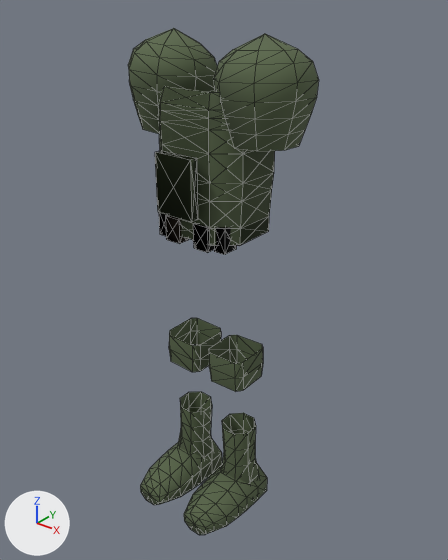
A saved change to the glTF model public/assets/lab/soldier-kit.gltf.
One viewpoint serves both versions: a 50 mm lens placed at (1.05, -1.275, 1.602), pointed at (0.021, 0.012, 0.804). The axes (+X, +Y, +Z) are drawn at lower left. The lights are the same throughout. The first picture is the older version. Mesh edges are drawn as thin lines. Vertices at exactly the same position are counted once.
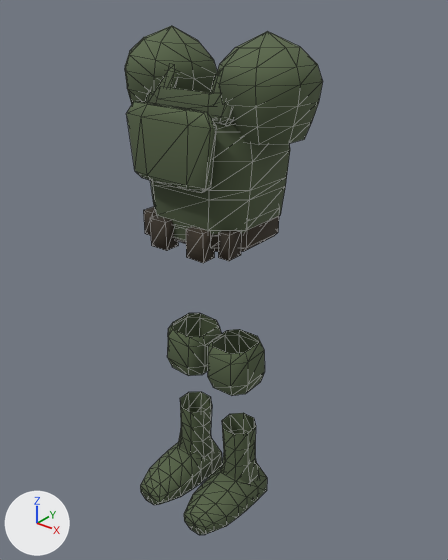
Changed parts and their boxes (x1, y1, x2, y2) in the pictures (448 x 560 px; the box of a moved part takes in the faces that stretch with it):
'mesh', reshaped
    before: (128, 28, 319, 535)
    after: (125, 26, 323, 535)
part 1 of me_mesh_0, added
    after: (186, 226, 214, 263)
part 2 of me_mesh_0, added
    after: (150, 216, 178, 251)
part 3 of me_mesh_0, added
    after: (218, 231, 241, 261)
part 4 of me_mesh_0, added
    after: (143, 207, 157, 236)
part 5 of me_mesh_0, rebuilt (19% taller)
    before: (209, 335, 263, 391)
    after: (208, 329, 265, 396)
part 6 of me_mesh_0, added
    after: (145, 65, 177, 103)
part 7 of me_mesh_0, added
    after: (175, 216, 279, 251)
part 8 of me_mesh_0, deleted
    before: (214, 227, 236, 255)
part 9 of me_mesh_0, deleted (mostly hidden)
    before: (159, 213, 166, 236)
part 10 of me_mesh_0, deleted
    before: (155, 151, 198, 222)
part 11 of me_mesh_0, deleted
    before: (193, 223, 214, 253)
part 12 of me_mesh_0, moved or reshaped
    before: (128, 28, 312, 246)
    after: (125, 26, 317, 241)
part 13 of me_mesh_0, moved or reshaped
    before: (169, 318, 221, 372)
    after: (167, 313, 222, 376)
part 14 of me_mesh_0, surface changed
    before: (128, 28, 319, 356)
    after: (126, 26, 323, 325)

What changed in the scene script:
```text
Change me_mesh_0:
    used by ob_mesh; location = (0.0, 0.0, 0.0)
    remove me_mesh_0.from_pydata(...)  # 496 vertices, 1080 faces; spans x -0.273..0.273, y -0.231..0.132, z 0.006..1.486
    add me_mesh_0.from_pydata(...)  # 606 vertices, 1072 faces; spans x -0.283..0.283, y -0.231..0.152, z 0.006..1.492
    me_mesh_0 part 1: a new loose piece, a box spanning x 0.036..0.094, y -0.165..-0.119, z 0.941..1.021, in mat_webbing (picture img_image_0)
    me_mesh_0 part 2: a new loose piece, a box spanning x -0.094..-0.036, y -0.165..-0.119, z 0.941..1.021, in mat_webbing (picture img_image_0)
    me_mesh_0 part 3: a new loose piece, a box spanning x 0.117..0.152, y -0.131..-0.081, z 0.951..1.021, in mat_webbing (picture img_image_0)
    me_mesh_0 part 4: a new loose piece, a box spanning x -0.152..-0.117, y -0.131..-0.081, z 0.951..1.021, in mat_webbing (picture img_image_0)
    me_mesh_0 part 5: the loose piece of 24 vertices spanning x 0.017..0.148, y -0.076..0.06, z 0.498..0.603 is rebuilt with 32 vertices and now spans x 0.005..0.161, y -0.09..0.065, z 0.481..0.628
    me_mesh_0 part 6: a new loose piece of 34 vertices spanning x -0.139..-0.065, y -0.125..-0.052, z 1.287..1.41, in mat_plate (picture img_image_0)
    me_mesh_0 part 7: a new loose piece of 32 vertices spanning x -0.164..0.164, y -0.132..0.134, z 0.958..1.085, in mat_webbing (picture img_image_0)
    me_mesh_0 part 8: the loose piece of 8 vertices spanning x 0.082..0.117, y -0.107..-0.057, z 0.951..1.021 is deleted
    me_mesh_0 part 9: the loose piece of 8 vertices spanning x -0.117..-0.082, y -0.107..-0.057, z 0.951..1.021 is deleted
    me_mesh_0 part 10: the loose piece of 8 vertices spanning x -0.06..0.06, y -0.168..-0.144, z 1.046..1.206 is deleted
    me_mesh_0 part 11: the loose piece of 8 vertices spanning x 0.025..0.075, y -0.124..-0.089, z 0.951..1.021 is deleted
    me_mesh_0 part 12: 179 vertices moved from x -0.273..0.273, y -0.124..0.132, z 0.964..1.486 to x -0.279..0.283, y -0.192..0.152, z 0.969..1.492; 39 vertices removed from x -0.257..0.241, y -0.124..0.094, z 0.951..1.45; 67 vertices added at x -0.283..0.143, y -0.182..0.127, z 1.135..1.461
    me_mesh_0 part 13: 15 vertices moved from x -0.146..-0.017, y -0.076..0.059, z 0.498..0.603 to x -0.157..-0.019, y -0.076..0.065, z 0.482..0.628; 9 vertices removed from x -0.148..-0.017, y -0.076..0.06, z 0.498..0.602; 17 vertices added at x -0.161..-0.005, y -0.09..0.065, z 0.481..0.628
    me_mesh_0 part 14: 236 kept faces spanning x -0.279..0.283, y -0.192..0.152, z 0.602..1.492 get new texture (UV) coordinates
```
